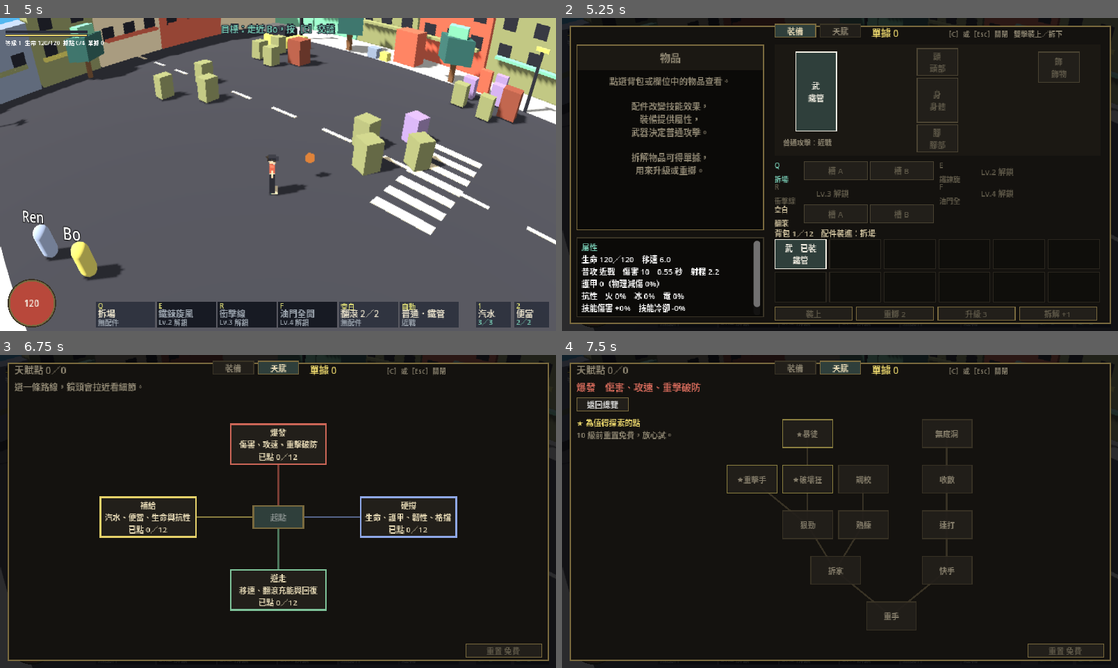
Above: before the commit, frames 1-4 (two rows, left to right).
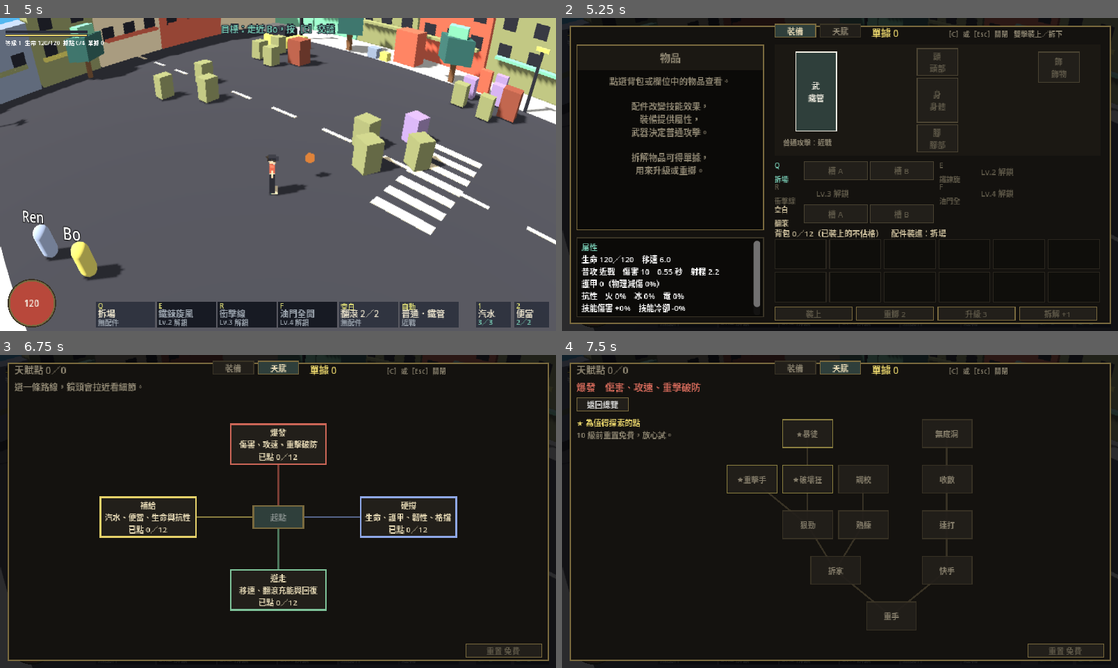
Above: after the commit, the same moments.

Repository: yauchai2/Game-Lab-2
Game: Godot game, scene res://game/title.tscn
Same seed, same stepped clock (60 frames per second), same inputs: the game is played once before the commit and once after it.
Inputs (mouse positions are in pixels of both pictures, inside the frame that each line leads up to):
- Up to frame 1 (5 s): click "新遊戲" at 0.5 s; click "選擇" at 1.25 s; tap Enter at 2 s; move the mouse to (400, 158) at 2.02 s; hold D 2.03-2.75 s; tap E at 2.1 s; click (400, 158) at 2.17 s; tap Space at 2.27 s; drag from (166, 190) to (250, 237) at 2.77 s; move the mouse to (333, 105) at 3.52 s; hold D 3.53-4.25 s; tap Keypad Enter at 3.6 s; click (333, 105) at 3.67 s; drag from (250, 237) to (111, 127) at 4.27 s
- Up to frame 2 (5.25 s): move the mouse to (1006, 221) at 5.02 s; hold A from 5.03 s (still down); tap C at 5.1 s; click (1006, 221) at 5.17 s
- Up to frame 3 (6.75 s): tap Space at 5.27 s; release A at 5.75 s; click "裝備" at 5.75 s; click "天賦" at 6.5 s
- Up to frame 4 (7.5 s): click "爆發 傷害、攻速、重擊破防 已點 0／12" at 7.25 s

Frame 1 is identical in both runs. In frame 2, 1.2% of the frame differs, in the area x 38-70%, y 67-81%; in frame 3, less than 0.1%; in frame 4, nothing differs.

Commit message:
已裝上的裝備與技能配件不佔背包格
Co-Authored-By: Claude Sonnet 5.5 <noreply@anthropic.com>
Claude-Session: https://claude.ai/code/session_018tqqU7rwEZ4u67toavQ9ri

Diff:
--- a/game/scripts/bench.gd
+++ b/game/scripts/bench.gd
@@ -391,14 +391,15 @@
 	b.gui_input.connect(_on_cell_input.bind(uid))
 
 func _inventory_grid() -> void:
-	_label("背包 %d／%d　配件裝進：%s" % [jax.inventory.size(), jax.INVENTORY_LIMIT, jax.skill_name_of(target_cart)], Vector2(244, 240), 9, Color("C9BC9A"))
+	var bag: Array = jax.bag_items()
+	_label("背包 %d／%d（已裝上的不佔格）　配件裝進：%s" % [bag.size(), jax.INVENTORY_LIMIT, jax.skill_name_of(target_cart)], Vector2(244, 240), 9, Color("C9BC9A"))
 	for n in jax.INVENTORY_LIMIT:
 		var pos := Vector2(244 + (n % 6) * 63, 254 + (n / 6) * 38)
-		if n >= jax.inventory.size():
+		if n >= bag.size():
 			_cell(pos, Vector2(60, 35), "", Color("2A261E"), Color("0F0E0B"), 1).disabled = true
 			continue
-		var it: Dictionary = jax.inventory[n]
-		var equipped: bool = not jax.slot_info(it["uid"]).is_empty()
+		var it: Dictionary = bag[n]
+		var equipped := false
 		var col: Color = RARITY_COLORS[it["rarity"]]
 		var selected: bool = it["uid"] == selected_uid
 		var text := "%s%s\n%s" % [TAGS[_item_cart(it)], "　已裝" if equipped else "", _short_name(it)]
--- a/game/scripts/jax.gd
+++ b/game/scripts/jax.gd
@@ -446,8 +446,15 @@
 			names.append(item_name(it).to_upper())
 	return " + ".join(names)
 
+# 已裝上嘅裝備同技能配件不佔背包格，背包只計算未裝上的。
+func bag_items() -> Array:
+	return inventory.filter(func(it: Dictionary) -> bool: return slot_info(it["uid"]).is_empty())
+
+func bag_count() -> int:
+	return bag_items().size()
+
 func add_item(item: Dictionary) -> bool:
-	if inventory.size() >= INVENTORY_LIMIT:
+	if bag_count() >= INVENTORY_LIMIT:
 		flash_text = "背包已滿"
 		levelup_flash = 1.0
 		return false
@@ -460,6 +467,8 @@
 func toggle_equip(uid: int, target := "") -> String:
 	var info := slot_info(uid)
 	if not info.is_empty():
+		if bag_count() >= INVENTORY_LIMIT:
+			return "背包已滿，先騰出空位才能拆下。"
 		slots[info["cart"]][info["idx"]] = null
 		SFX.play(self, "ui_click", -6.0)
 		recalc_gear()
--- a/game/scripts/pickup.gd
+++ b/game/scripts/pickup.gd
@@ -53,7 +53,7 @@
 	to.y = 0.0
 	var dist := to.length()
 	# 背包已滿時，物品留在原地，不會追著玩家；騰出空位再撿。
-	var blocked: bool = kind == "item" and player.inventory.size() >= player.INVENTORY_LIMIT
+	var blocked: bool = kind == "item" and player.bag_count() >= player.INVENTORY_LIMIT
 	blocked_now = blocked
 	if blocked:
 		full_msg_timer = maxf(full_msg_timer - delta, 0.0)
